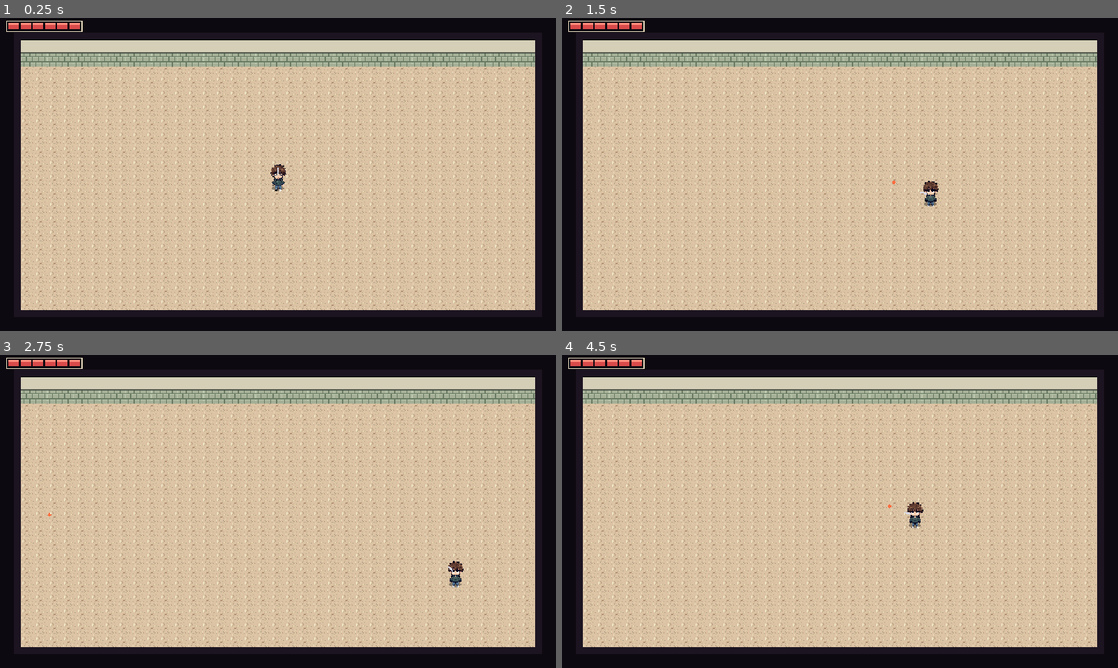
Above: before the commit, frames 1-4 (two rows, left to right).
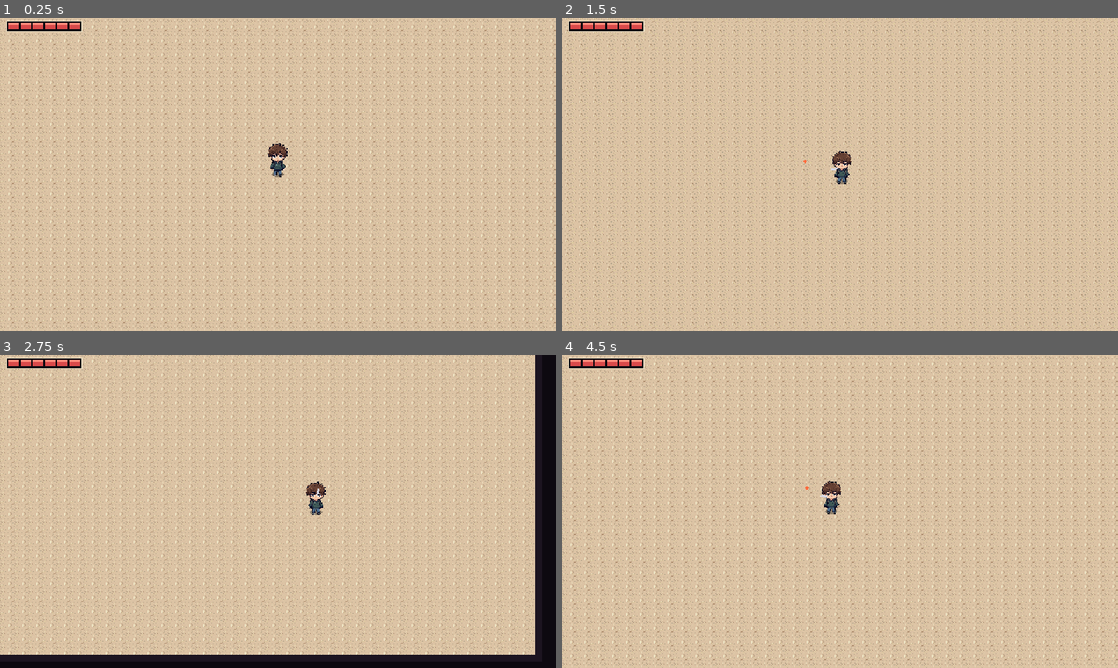
Above: after the commit, the same moments.

Repository: JorgeVitor30/iferno
Game: Godot game, scene res://scenes/main.tscn
The game is run twice, just before and just after one commit, with the same random seed, the same clock (stepped at 60 frames per second) and the same inputs.
Inputs (mouse positions are in pixels of both pictures, inside the frame that each line leads up to):
- Up to frame 1 (0.25 s): no input
- Up to frame 2 (1.5 s): tap Enter at 0.5 s; move the mouse to (962, 158) at 0.52 s; hold D (move_right) 0.53-1.28 s; tap Space (dodge) at 0.6 s; move the mouse to (728, 190) at 1.27 s; hold S (move_down) from 1.28 s (still down); click (728, 190) at 1.35 s
- Up to frame 3 (2.75 s): move the mouse to (333, 442) at 2.02 s; release S (move_down) at 2.03 s; hold D (move_right) from 2.03 s (still down); tap Space (dodge) at 2.1 s
- Up to frame 4 (4.5 s): move the mouse to (812, 574) at 2.77 s; release D (move_right) at 2.78 s; hold W (move_up) 2.78-3.53 s; click (812, 574) at 2.85 s; move the mouse to (1006, 558) at 3.52 s; hold A (move_left) from 3.53 s (still down); tap Space (dodge) at 3.6 s; move the mouse to (673, 464) at 4.27 s; click (673, 464) at 4.35 s

The runs differ from the first frame. In frame 1, 43% of the frame differs, in the area x 0-100%, y 0-100%; in frame 2, 41%; in frame 3, 32%; in frame 4, 43%.

Commit message:
feat(camera): sala maior que a tela com câmera seguindo o jogador
Estudante volta para 39px (metade exata do sprite gerado, nítido);
a visão continua em 640x360 e a sala passa a ter 912x464.

Co-Authored-By: Claude Opus 5.5 <noreply@anthropic.com>

Diff:
--- a/scenes/player.tscn
+++ b/scenes/player.tscn
@@ -8,35 +8,35 @@
 
 [sub_resource type="AtlasTexture" id="f0"]
 atlas = ExtResource("2")
-region = Rect2(0, 0, 19, 31)
+region = Rect2(0, 0, 24, 39)
 
 [sub_resource type="AtlasTexture" id="f1"]
 atlas = ExtResource("2")
-region = Rect2(19, 0, 19, 31)
+region = Rect2(24, 0, 24, 39)
 
 [sub_resource type="AtlasTexture" id="f2"]
 atlas = ExtResource("2")
-region = Rect2(38, 0, 19, 31)
+region = Rect2(48, 0, 24, 39)
 
 [sub_resource type="AtlasTexture" id="f3"]
 atlas = ExtResource("2")
-region = Rect2(57, 0, 19, 31)
+region = Rect2(72, 0, 24, 39)
 
 [sub_resource type="AtlasTexture" id="f4"]
 atlas = ExtResource("2")
-region = Rect2(76, 0, 19, 31)
+region = Rect2(96, 0, 24, 39)
 
 [sub_resource type="AtlasTexture" id="f5"]
 atlas = ExtResource("2")
-region = Rect2(95, 0, 19, 31)
+region = Rect2(120, 0, 24, 39)
 
 [sub_resource type="AtlasTexture" id="f6"]
 atlas = ExtResource("2")
-region = Rect2(114, 0, 19, 31)
+region = Rect2(144, 0, 24, 39)
 
 [sub_resource type="AtlasTexture" id="f7"]
 atlas = ExtResource("2")
-region = Rect2(133, 0, 19, 31)
+region = Rect2(168, 0, 24, 39)
 
 [sub_resource type="SpriteFrames" id="frames"]
 animations = [{
@@ -77,10 +77,14 @@
 shape = SubResource("1")
 
 [node name="Sprite2D" type="AnimatedSprite2D" parent="."]
-position = Vector2(0, -13)
+position = Vector2(0, -17)
 sprite_frames = SubResource("frames")
 animation = &"idle"
 autoplay = "idle"
+
+[node name="Camera2D" type="Camera2D" parent="."]
+position_smoothing_enabled = true
+position_smoothing_speed = 8.0
 
 [node name="Gun" type="Line2D" parent="."]
 points = PackedVector2Array(0, 0, 0, 0)
--- a/scripts/main.gd
+++ b/scripts/main.gd
@@ -5,12 +5,19 @@
 const FLOOR_TEX := preload("res://assets/tilesets/floor_tile.png")
 const WALL_TEX := preload("res://assets/tilesets/wall_front.png")
 
-const ROOM := Rect2(24, 56, 592, 280)  # área de chão andável
+const ROOM := Rect2(24, 56, 912, 464)  # área de chão andável (maior que a tela: a câmera segue o jogador)
 const WALL_FACE_H := 31.0              # altura da face da parede de cima
 const CAP := 8.0                       # espessura do topo escuro das paredes
 const CAP_COLOR := Color("1c1420")
 
 func _ready() -> void:
+	$Player.position = ROOM.get_center()
+	var cam: Camera2D = $Player/Camera2D
+	cam.limit_left = int(ROOM.position.x - CAP - 16)
+	cam.limit_top = int(ROOM.position.y - WALL_FACE_H - CAP - 16)
+	cam.limit_right = int(ROOM.end.x + CAP + 16)
+	cam.limit_bottom = int(ROOM.end.y + CAP + 16)
+	cam.reset_smoothing()
 	$Player.health_changed.connect($HUD/HealthBar.set_health)
 	$HUD/HealthBar.set_health($Player.hp, $Player.max_hp)
 	_add_tiled_sprite(FLOOR_TEX, ROOM)
@@ -46,7 +53,7 @@
 
 func _draw() -> void:
 	# Fundo + topo escuro das paredes (desenhado atrás do chão e da face).
-	draw_rect(Rect2(Vector2.ZERO, Vector2(640, 360)), Color("0d0910"))
+	draw_rect(ROOM.grow(200), Color("0d0910"))
 	var outer := Rect2(ROOM.position.x - CAP, ROOM.position.y - WALL_FACE_H - CAP,
 		ROOM.size.x + CAP * 2, ROOM.size.y + WALL_FACE_H + CAP * 2)
 	draw_rect(outer, CAP_COLOR)
--- a/scripts/player.gd
+++ b/scripts/player.gd
@@ -66,7 +66,7 @@
 	_fire_cd = fire_rate
 	var dir := (get_global_mouse_position() - global_position).normalized()
 	var b := BULLET.instantiate()
-	b.global_position = global_position + Vector2(0, -12) + dir * 12.0
+	b.global_position = global_position + Vector2(0, -15) + dir * 12.0
 	b.direction = dir
 	get_parent().add_child(b)
 
@@ -83,7 +83,7 @@
 		var blink := _invuln_timer > 0.0 and int(_invuln_timer * 20.0) % 2 == 0
 		$Sprite2D.modulate.a = 0.5 if is_rolling() or blink else 1.0
 	# "Arma" placeholder: linha saindo da altura da mão.
-	var hand := Vector2(0, -12)
+	var hand := Vector2(0, -15)
 	$Gun.points = PackedVector2Array([hand + aim * 4.0, hand + aim * 12.0])
 
 func _draw() -> void:
Binary file changed: assets/sprites/student_idle.png
